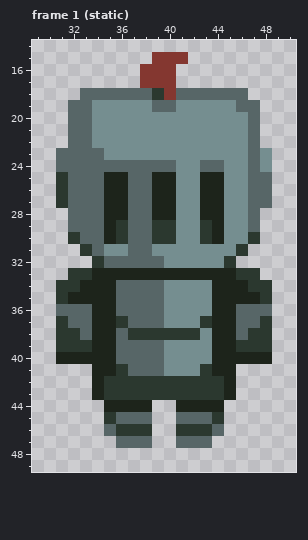
One commit to this pixel-art file: Dimension Deck/Assets/Sprites/player/knight/down-knight.aseprite. That is the earlier state.
64x64 pixels, 17 frames. Colours within 5 levels of each other are drawn and written as one. Shown: frame 1 (static): x 29..50, y 14..49. The old version is drawn lined up with the new one.
After:
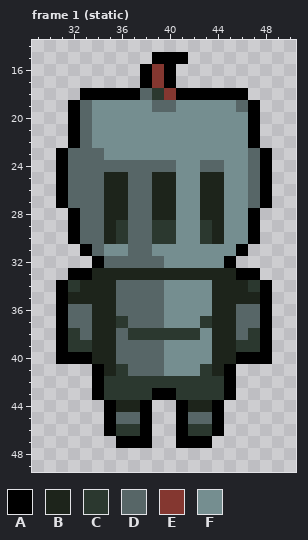
Palette (. is transparent): A #000000  B #1d241b  C #2b382f  D #576667  E #843730  F #758e90
The edit:
whole drawing moved by +8,+1 (the old picture is shown already moved)
Changed rows in their new state; - is an unchanged pixel.
Frame 1 (static):
first column x 31:
15 --------AAA-------
16 -------A-A--------
17 -------A-A--------
18 --AAAAA---AAAAAA--
19 -A--------------A-
20 -A--------------A-
21 -A--------------A-
22 -A--------------A-
23 A----------------A
24 A----------------A
25 A----------------A
26 A----------------A
27 A----------------A
28 -A--------------A-
29 -A--------------A-
30 -A--------------A-
31 --A------------A--
32 ---A----------A---
33 -AA------------AA-
34 A----------------A
35 A----------------A
36 A----------------A
37 A----------------A
38 A----------------A
39 A----------------A
40 AAA------------AAA
41 ---A----------A---
42 ---A----------A---
43 ---A----AA----A---
44 ----A--A--A--A----
45 ----A--A--A--A----
46 ----A--A--A--A----
47 -----AAA--AAA-----
Changed places in both pictures, as pixel boxes (x1, y1, x2, y2):
changed: (56, 52, 272, 448)
